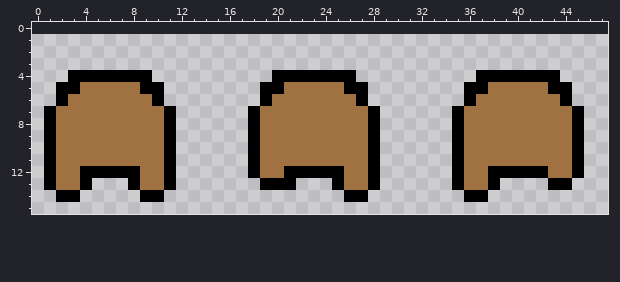
Pixel-art sprite: Assets/Player/capy_walking_back.png. That is the earlier state.
The file is 50x16 pixels. The old version is drawn lined up with the new one, on the new canvas.
After the commit:
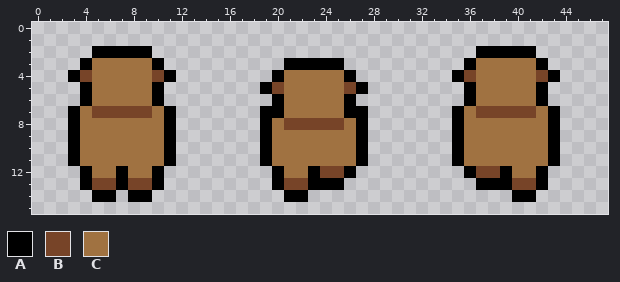
Palette (. is transparent): A #000000  B #774428  C #a07241
The exact change:
{"change": "canvas 50x16 -> 48x16, the old top-left corner now at -1,1 (the part of the old canvas that was cut away was empty and is not shown)"}
{"y":2,"x":5,"old":".....","new":"AAAAA"}
{"y":2,"x":37,"old":".....","new":"AAAAA"}
{"y":3,"x":4,"old":".......","new":"ACCCCCA"}
{"y":3,"x":21,"old":".....","new":"AAAAA"}
{"y":3,"x":36,"old":".......","new":"ACCCCCA"}
{"y":4,"x":4,"old":"AAAAAA..","new":"BCCCCCBA"}
{"y":4,"x":21,"old":"AAAAA","new":"CCCCC"}
{"y":4,"x":35,"old":"..AAAAAA","new":"ABCCCCCB"}
{"y":5,"x":2,"old":"AAC","new":"..A"}
{"y":5,"x":9,"old":"A","new":"C"}
{"y":5,"x":20,"old":"A","new":"B"}
{"y":5,"x":26,"old":"A","new":"B"}
{"y":5,"x":37,"old":"A","new":"C"}
{"y":5,"x":42,"old":"CAA","new":"A.."}
{"y":6,"x":2,"old":"ACC","new":"..A"}
{"y":6,"x":19,"old":"AC","new":".A"}
{"y":6,"x":26,"old":"CA","new":"A."}
{"y":6,"x":42,"old":"CCA","new":"A.."}
{"y":7,"x":1,"old":"ACC","new":"..A"}
{"y":7,"x":5,"old":"CCCCC","new":"BBBBB"}
{"y":7,"x":18,"old":"ACC","new":".AA"}
{"y":7,"x":26,"old":"CCA","new":"AA."}
{"y":7,"x":37,"old":"CCCCC","new":"BBBBB"}
{"y":7,"x":43,"old":"CCA","new":"A.."}
{"y":8,"x":1,"old":"ACC","new":"..A"}
{"y":8,"x":18,"old":"AC","new":".A"}
{"y":8,"x":21,"old":"CCCCC","new":"BBBBB"}
{"y":8,"x":27,"old":"CA","new":"A."}
{"y":8,"x":43,"old":"CCA","new":"A.."}
{"y":9,"x":1,"old":"ACC","new":"..A"}
{"y":9,"x":18,"old":"AC","new":".A"}
{"y":9,"x":27,"old":"CA","new":"A."}
{"y":9,"x":43,"old":"CCA","new":"A.."}
{"y":10,"x":1,"old":"ACC","new":"..A"}
{"y":10,"x":18,"old":"AC","new":".A"}
{"y":10,"x":27,"old":"CA","new":"A."}
{"y":10,"x":43,"old":"CCA","new":"A.."}
{"y":11,"x":1,"old":"ACC","new":"..A"}
{"y":11,"x":18,"old":"AC","new":".A"}
{"y":11,"x":27,"old":"CA","new":"A."}
{"y":11,"x":43,"old":"CCA","new":"A.."}
{"y":12,"x":1,"old":"ACC","new":"..."}
{"y":12,"x":5,"old":"AA","new":"CC"}
{"y":12,"x":8,"old":"A","new":"C"}
{"y":12,"x":10,"old":"CA","new":"A."}
{"y":12,"x":18,"old":"ACCAA","new":"..ACC"}
{"y":12,"x":24,"old":"AACCA","new":"BBA.."}
{"y":12,"x":35,"old":"ACCA","new":".ABB"}
{"y":12,"x":40,"old":"AA","new":"CC"}
{"y":12,"x":43,"old":"CCA","new":"..."}
{"y":13,"x":1,"old":"ACC","new":"..."}
{"y":13,"x":5,"old":"...ACCA","new":"BBABBA."}
{"y":13,"x":19,"old":"A","new":"."}
{"y":13,"x":21,"old":"A...","new":"BBAA"}
{"y":13,"x":26,"old":"CCA","new":"..."}
{"y":13,"x":35,"old":"ACC","new":"..A"}
{"y":13,"x":39,"old":"....AA","new":"ABBA.."}
{"y":14,"x":2,"old":"AA","new":".."}
{"y":14,"x":5,"old":"..","new":"AA"}
{"y":14,"x":8,"old":".","new":"A"}
{"y":14,"x":10,"old":"A","new":"."}
{"y":14,"x":21,"old":"..","new":"AA"}
{"y":14,"x":26,"old":"AA","new":".."}
{"y":14,"x":36,"old":"AA","new":".."}
{"y":14,"x":40,"old":"..","new":"AA"}
